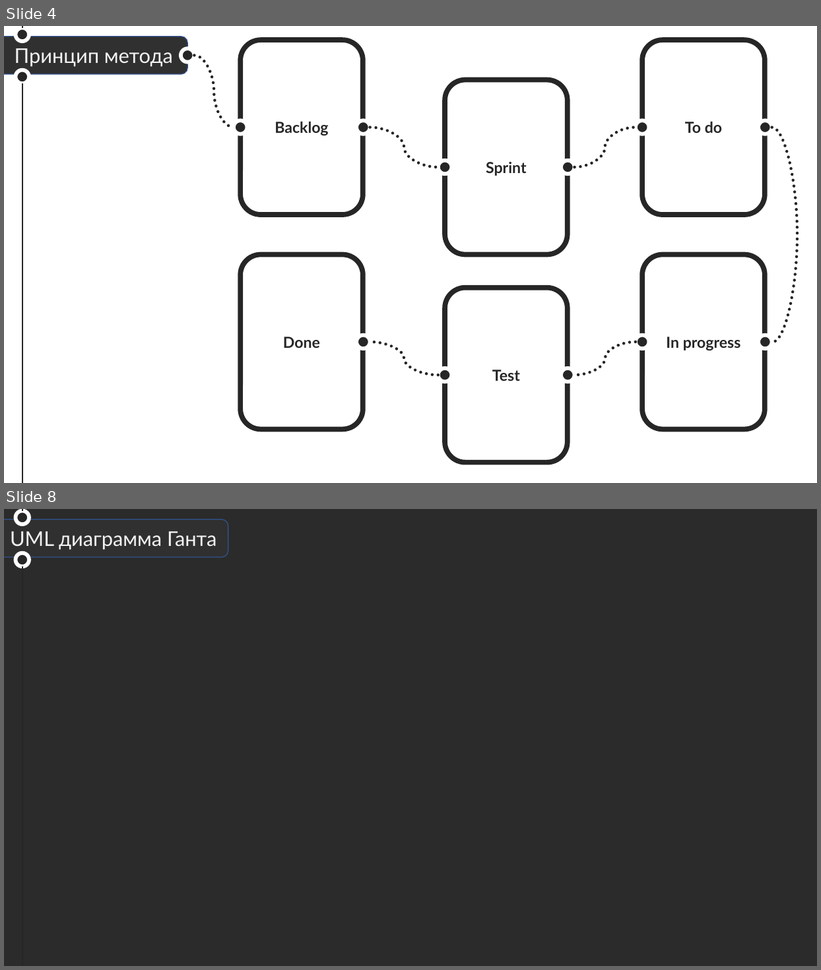
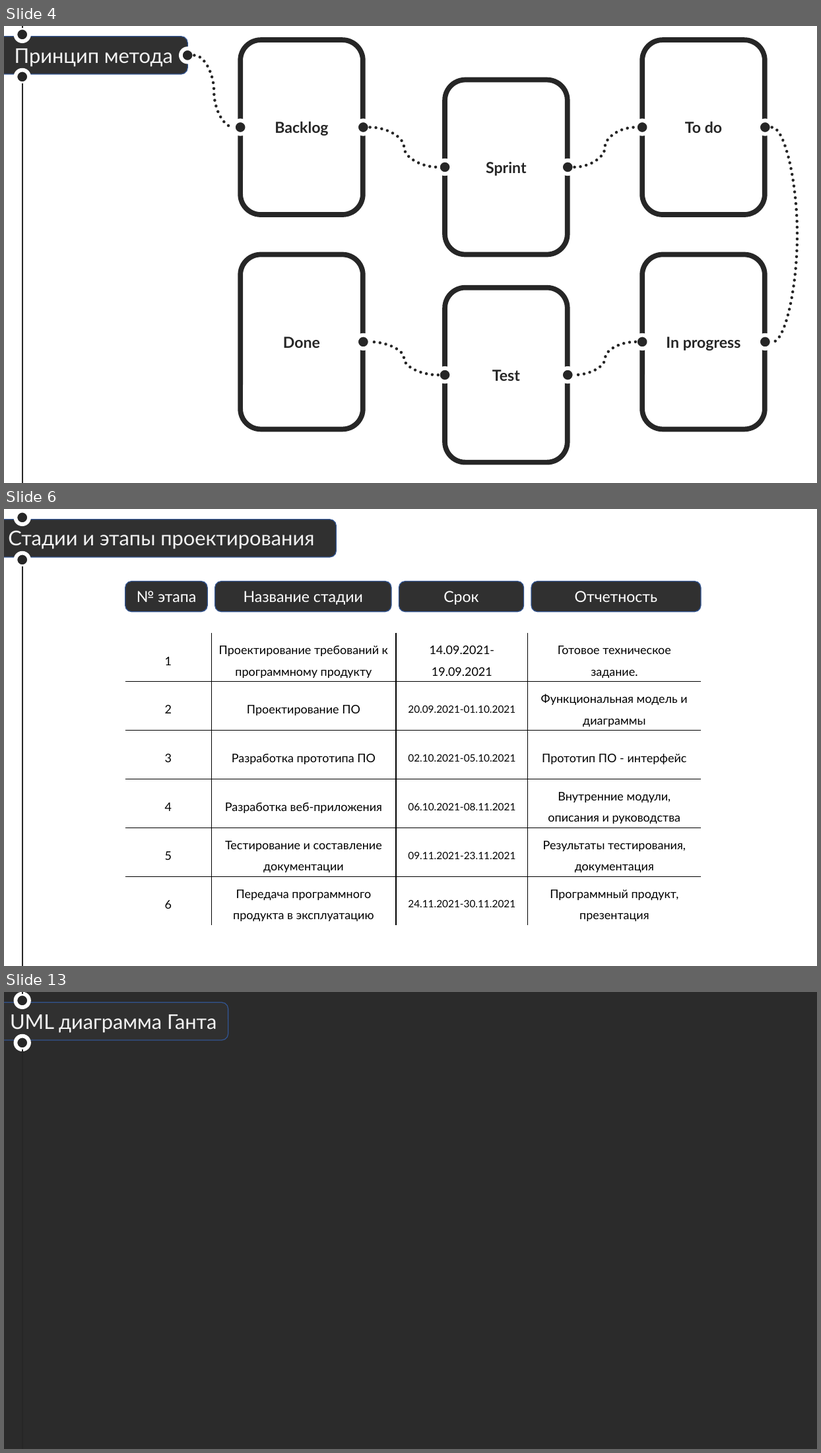
Before and after one commit to AigizIskuzhin/WriteMe, a slide deck: Documentation/Presentations/Презентация по веб-приложению.pptx. Shown one above the other, each under a label of ours: slides 4 and 8 before the commit, slides 4, 6 and 13 after it; the slides between them are not shown. The pictures are 821x970 and 821x1453 pixels, drawn with LibreOffice and Linux fonts; fonts in the diff are those of the drawing; background and template pictures are left out; a plain dark background stands for a picture behind light text. Boxes give left, top, right and bottom in pixels: in the first picture for what was removed or moved away, otherwise in the second. Text is boxed around its words. In the diff, an @@ line names an element or a change of style, - is before the commit and + after.

```diff
--- a/Documentation/Presentations/Презентация по веб-приложению.pptx
+++ b/Documentation/Presentations/Презентация по веб-приложению.pptx
@@ slide 6 added at bbox=[4, 509, 817, 966], background #FFFFFF @@
@@ rounded rectangle added at bbox=[4, 520, 337, 557], fill #303030, outline #325491 1 pt @@
@@ ellipse added at bbox=[16, 511, 29, 524], fill #262626, outline #FFFFFF 4.5 pt @@
@@ line added from (22, 511) to (22, 509), #262626 1.25 pt @@
@@ text added at bbox=[8, 530, 314, 549], 24 pt, text #F2F2F2 @@
+Стадии и этапы проектирования
@@ ellipse added at bbox=[16, 553, 29, 566], fill #262626, outline #FFFFFF 4.5 pt @@
@@ line added from (22, 566) to (22, 966), #262626 1.25 pt @@
@@ rounded rectangle added at bbox=[125, 582, 208, 612], fill #303030, outline #325491 1 pt, 18 pt, text #FFFFFF @@
+№ этапа
@@ rounded rectangle added at bbox=[215, 582, 391, 612], fill #303030, outline #325491 1 pt, 18 pt, text #FFFFFF @@
+Название стадии
@@ rounded rectangle added at bbox=[399, 582, 524, 612], fill #303030, outline #325491 1 pt, 18 pt, text #FFFFFF @@
+Срок
@@ rounded rectangle added at bbox=[531, 582, 701, 612], fill #303030, outline #325491 1 pt, 18 pt, text #FFFFFF @@
+Отчетность
@@ table added at bbox=[125, 633, 701, 925], 6 rows, 4 columns @@
+1 | Проектирование требований к программному продукту | 14.09.2021-19.09.2021 | Готовое техническое задание.
+2 | Проектирование ПО | 20.09.2021-01.10.2021 | Функциональная модель и диаграммы
+3 | Разработка прототипа ПО | 02.10.2021-05.10.2021 | Прототип ПО - интерфейс
+4 | Разработка веб-приложения | 06.10.2021-08.11.2021 | Внутренние модули, описания и руководства
+5 | Тестирование и составление документации | 09.11.2021-23.11.2021 | Результаты тестирования, документация
+6 | Передача программного продукта в эксплуатацию | 24.11.2021-30.11.2021 | Программный продукт, презентация
@@ what was slide 8 is now slide 13 @@
```
Also in this commit, not shown: 6 other slides added, 2 slides removed.
